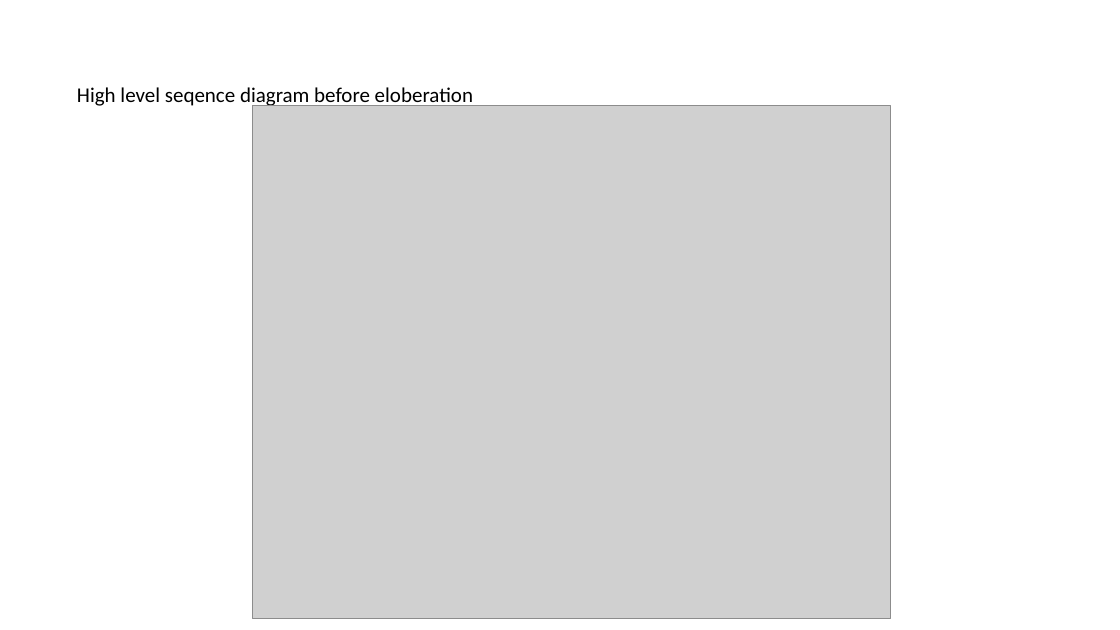
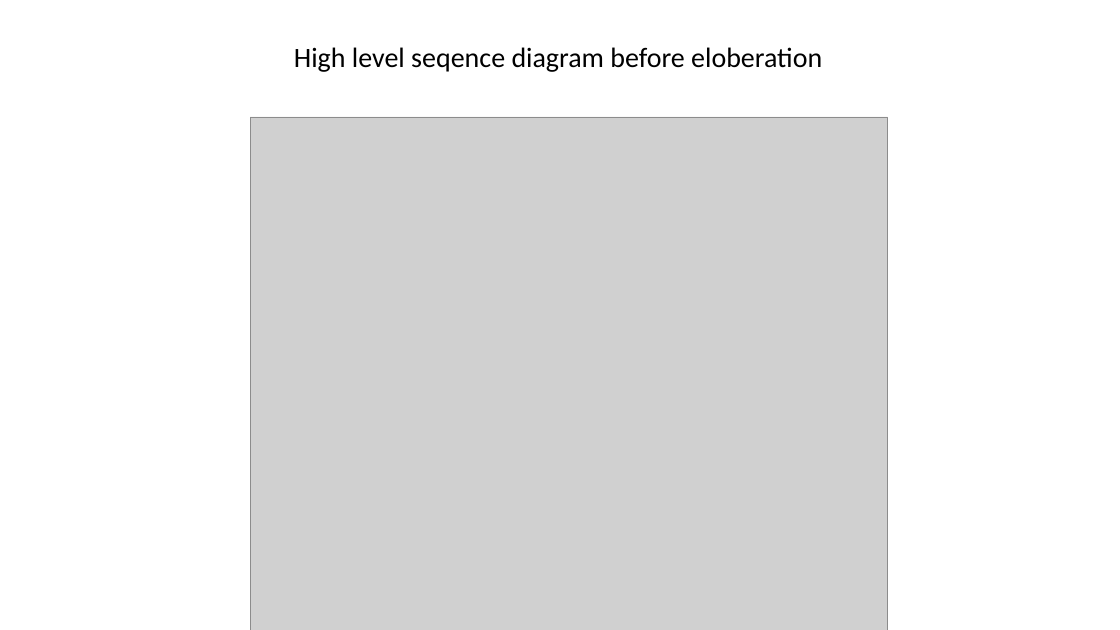
Before and after one commit to nagyandras95/Egyetem, a slide deck: slide 6 of information_systems/real_time_uml/prezi.pptx. Drawn at 1120x630 pixels with LibreOffice and Linux fonts; fonts in the diff are those of the drawing; grey boxes stand for pictures. Boxes give left, top, right and bottom in pixels: in the first picture for what was removed or moved away, otherwise in the second. Text is boxed around its words. In the diff, an @@ line names an element or a change of style, - is before the commit and + after.

```diff
--- a/information_systems/real_time_uml/prezi.pptx
+++ b/information_systems/real_time_uml/prezi.pptx
@@ text "High level seqence diagram before ...": place and size @@
-text "High level seqence diagram before ..." at (77,87,473,109)
+text "High level seqence diagram before ..." at (294,47,822,72)
@@ text "High level seqence diagram before ..." at (294,47,822,72): size 18 to 24 pt; alignment left to centre @@
@@ picture: place and size @@
-picture at (253,106,891,619)
+picture at (250,117,888,630)
```
Also in this commit, not shown: 3 other slides changed, 3 other files.
